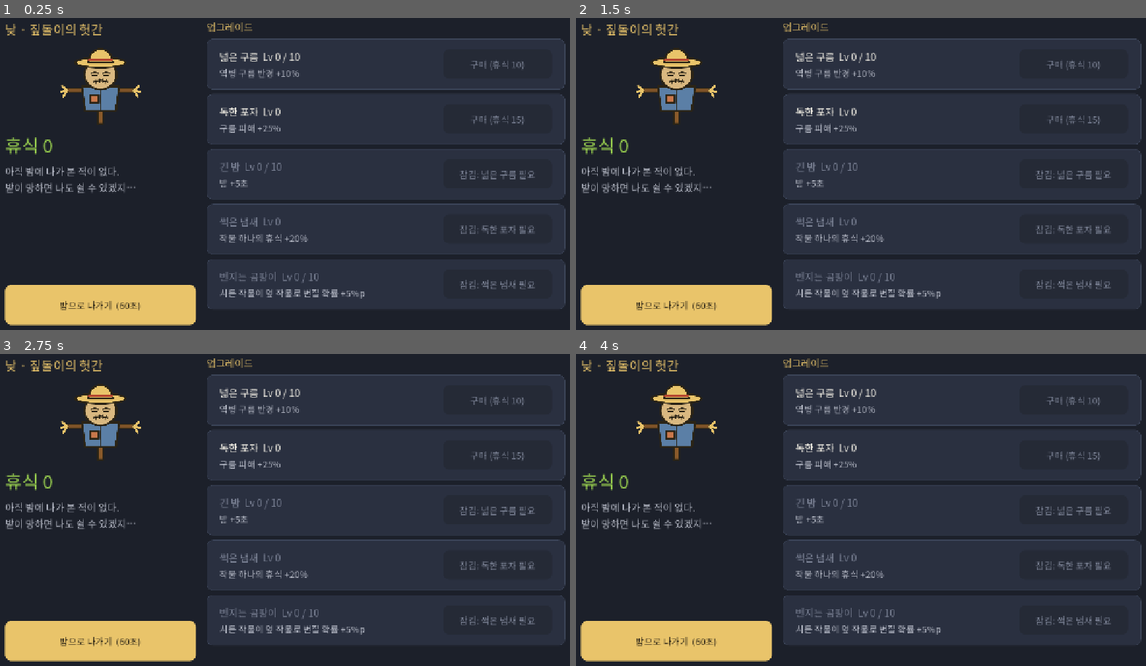
Above: before the commit, frames 1-4 (two rows, left to right).
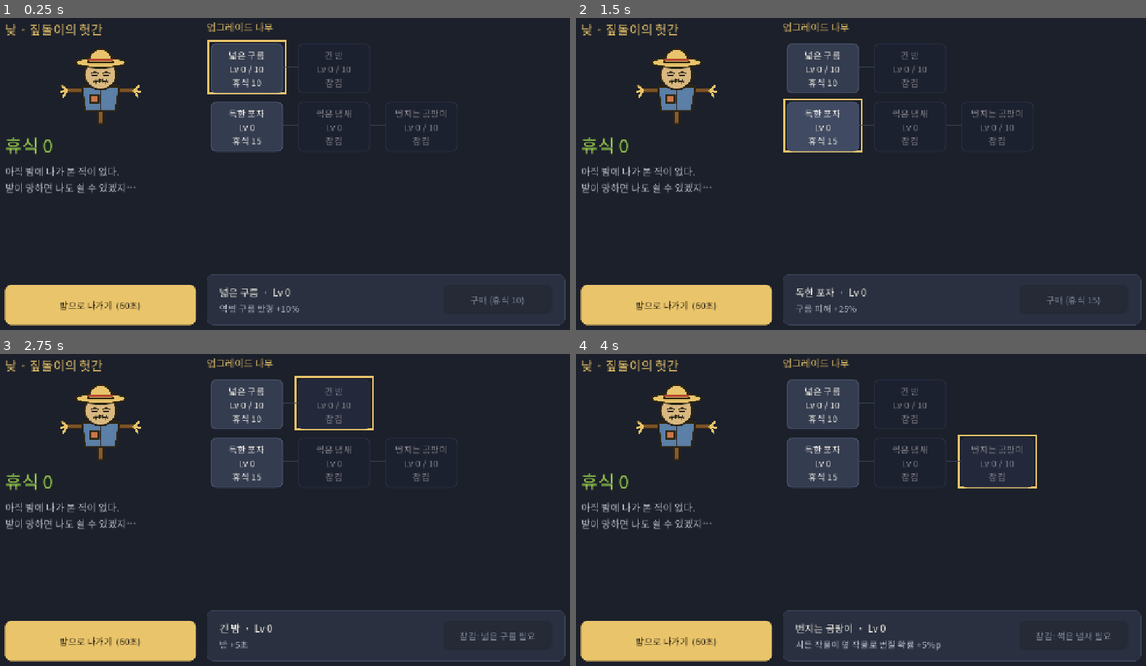
Above: after the commit, the same moments.

Repository: dldpwns1234-rgb/scarecrow1
Game: Godot game, scene res://scenes/main.tscn
Same seed, same stepped clock (60 frames per second), same inputs: the game is played once before the commit and once after it.
Inputs (mouse positions are in pixels of both pictures, inside the frame that each line leads up to):
- Up to frame 1 (0.25 s): no input
- Up to frame 2 (1.5 s): click (821, 67) at 0.5 s, where only the run after the commit has a clickable "넓은 구름 Lv 0 / 10 휴식 10"; click (821, 127) at 1.25 s, where only the run after the commit has a clickable "독한 포자 Lv 0 휴식 15"
- Up to frame 3 (2.75 s): click (336, 403) at 2 s, where only the run after the commit has a clickable "긴 밤 Lv 0 / 10 잠김"
- Up to frame 4 (4 s): click (912, 463) at 2.75 s, where only the run after the commit has a clickable "썩은 냄새 Lv 0 잠김"; click (997, 463) at 3.5 s, where only the run after the commit has a clickable "번지는 곰팡이 Lv 0 / 10 잠김"

The runs differ from the first frame. In frame 1, 5.9% of the frame differs, in the area x 36-100%, y 1-99%; in frame 2, 7.0%; in frame 3, 5.8%; in frame 4, 6.1%.

Commit message:
낮 화면 업그레이드를 나무 모양으로: 앞 업그레이드에서 가지가 뻗는 카드, 누르면 아래 설명 칸에 효과와 구매
깊이(앞 업그레이드를 거친 수)가 열, 뿌리부터 그린 순서가 줄. 열린 가지는 짚 색, 잠긴 가지·카드는 어둡게.
잠긴 카드도 눌러 무엇이 필요한지 본다. 폰에서 잘못 눌러 사지 않게 구매는 설명 칸의 버튼으로만

Co-Authored-By: Claude Opus 5.5 <noreply@anthropic.com>

Diff:
--- a/scenes/day/day_screen.gd
+++ b/scenes/day/day_screen.gd
@@ -1,9 +1,9 @@
 extends MarginContainer
-## 낮: 허수아비의 헛간 (GDD 5절). 왼쪽에 짚돌이·휴식·밤 기록과 '밤으로 나가기', 오른쪽에 업그레이드 나무(upgrade_list.gd).
+## 낮: 허수아비의 헛간 (GDD 5절). 왼쪽에 짚돌이·휴식·밤 기록과 '밤으로 나가기', 오른쪽에 업그레이드 나무(upgrade_tree.gd).
 ## Game·Upgrades의 시그널을 받아 표시만 하고, 버튼은 Game.start_night()를 부른다. 상수는 배치용이다.
 
 const RefreshGate := preload("res://scenes/ui/refresh_gate.gd")
-const UpgradeList := preload("res://scenes/day/upgrade_list.gd")
+const UpgradeTree := preload("res://scenes/day/upgrade_tree.gd")
 const PORTRAIT := preload("res://icon.svg")
 
 const MARGIN: int = 24
@@ -33,7 +33,7 @@
 	row.add_theme_constant_override("separation", GAP)
 	add_child(row)
 	row.add_child(_make_left())
-	var list := UpgradeList.new()
+	var list := UpgradeTree.new()
 	list.size_flags_horizontal = Control.SIZE_EXPAND_FILL
 	row.add_child(list)
 	Game.rest_changed.connect(_gate.queue)
--- a/scenes/day/upgrade_list.gd
+++ /dev/null
@@ -1,97 +0,0 @@
-extends VBoxContainer
-## 낮 화면 오른쪽: 업그레이드 나무 (GDD 6절). 줄마다 이름·레벨, 효과, 구매 버튼. 앞 업그레이드가 없으면 잠긴 채 무엇이 필요한지 보인다.
-## 줄은 Balance.UPGRADES로 코드에서 만든다. Upgrades의 함수만 부르고 표시만 한다. 상수는 배치용이다.
-
-const RefreshGate := preload("res://scenes/ui/refresh_gate.gd")
-const TapScroll := preload("res://scenes/ui/tap_scroll.gd")
-
-const GAP: int = 10
-const ROW_PADDING: int = 12
-const ROW_HEIGHT: float = 104.0  # 두 줄 + 버튼. 글이 바뀌어도 줄 높이와 버튼 자리가 변하지 않는다
-const BUTTON_SIZE := Vector2(240, 64)
-const NOTE_FONT_SIZE: int = 20
-const NOTE_COLOR := Color("b8bcc8")
-const HEADER_COLOR := Color("e9c46a")
-const LOCKED_COLOR := Color("7c8396")
-
-var _gate: RefreshGate
-var _titles: Array[Label] = []
-var _buttons: Array[Button] = []
-
-
-func _ready() -> void:
-	_gate = RefreshGate.new(_refresh, self)
-	add_child(_gate)
-	add_theme_constant_override("separation", GAP)
-	var header := Label.new()
-	header.text = "업그레이드"
-	header.add_theme_color_override("font_color", HEADER_COLOR)
-	add_child(header)
-	var scroll := TapScroll.new()  # 버튼 위에서 시작한 드래그도 스크롤되게 (모바일)
-	scroll.size_flags_vertical = Control.SIZE_EXPAND_FILL
-	add_child(scroll)
-	var column := VBoxContainer.new()
-	column.size_flags_horizontal = Control.SIZE_EXPAND_FILL
-	column.add_theme_constant_override("separation", GAP)
-	scroll.add_child(column)
-	for i in Balance.UPGRADES.size():
-		column.add_child(_make_row(i))
-	scroll.release_buttons()
-	Game.rest_changed.connect(_gate.queue)
-	Upgrades.upgrade_changed.connect(_gate.queue)
-	_refresh()
-
-
-func _make_row(index: int) -> PanelContainer:
-	var panel := PanelContainer.new()
-	panel.custom_minimum_size = Vector2(0.0, ROW_HEIGHT)
-	var margin := MarginContainer.new()
-	for side: String in ["margin_left", "margin_right", "margin_top", "margin_bottom"]:
-		margin.add_theme_constant_override(side, ROW_PADDING)
-	panel.add_child(margin)
-	var row := HBoxContainer.new()
-	margin.add_child(row)
-	var text := VBoxContainer.new()
-	text.size_flags_horizontal = Control.SIZE_EXPAND_FILL
-	text.size_flags_vertical = Control.SIZE_SHRINK_CENTER
-	row.add_child(text)
-	var title := Label.new()
-	text.add_child(title)
-	var note := Label.new()
-	note.text = Balance.upgrade_note(index)
-	note.add_theme_font_size_override("font_size", NOTE_FONT_SIZE)
-	note.add_theme_color_override("font_color", NOTE_COLOR)
-	text.add_child(note)
-	var button := Button.new()
-	button.custom_minimum_size = BUTTON_SIZE
-	button.clip_text = true
-	button.text_overrun_behavior = TextServer.OVERRUN_TRIM_ELLIPSIS
-	button.size_flags_vertical = Control.SIZE_SHRINK_CENTER
-	button.pressed.connect(Upgrades.buy.bind(index))
-	row.add_child(button)
-	_titles.append(title)
-	_buttons.append(button)
-	return panel
-
-
-func _refresh() -> void:
-	for i in _buttons.size():
-		var cap := Balance.upgrade_max_level(i)
-		var level := Upgrades.level(i)
-		_titles[i].text = "%s  Lv %d / %d" % [Balance.upgrade_name(i), level, cap] if cap > 0 else "%s  Lv %d" % [Balance.upgrade_name(i), level]
-		var button := _buttons[i]
-		button.theme_type_variation = ""
-		if not Upgrades.is_unlocked(i):
-			_titles[i].add_theme_color_override("font_color", LOCKED_COLOR)
-			button.text = "잠김: %s 필요" % Balance.upgrade_name(Balance.upgrade_requires(i))
-			button.disabled = true
-			continue
-		_titles[i].remove_theme_color_override("font_color")
-		if Upgrades.is_maxed(i):
-			button.text = "최대"
-			button.disabled = true
-			continue
-		button.text = "구매 (휴식 %s)" % Num.format(Upgrades.cost(i))
-		button.disabled = not Upgrades.can_buy(i)
-		if not button.disabled:
-			button.theme_type_variation = "AccentButton"
--- /dev/null
+++ b/scenes/day/upgrade_tree.gd
@@ -0,0 +1,171 @@
+extends VBoxContainer
+## 낮 화면 오른쪽: 업그레이드 나무 (GDD 6절). 업그레이드마다 카드 하나, 앞 업그레이드(requires)에서 오른쪽으로 가지가 뻗는다.
+## 깊이(앞 업그레이드를 몇 번 거치는지)가 열, 뿌리부터 그린 순서가 줄이다. 카드를 누르면 아래 설명 칸에 효과와 구매 버튼이 뜬다 (폰에서 잘못 눌러 사지 않게).
+## 카드는 Balance.UPGRADES로 코드에서 만든다. Upgrades의 함수만 부르고 표시만 한다. 상수는 배치용이다.
+
+const RefreshGate := preload("res://scenes/ui/refresh_gate.gd")
+
+const CARD_SIZE := Vector2(160, 104)
+const COLUMN_GAP: float = 32.0
+const ORIGIN := Vector2(8, 8)  # 고른 카드의 테두리가 판 밖으로 잘리지 않게
+const ROW_GAP: float = 24.0
+const GAP: int = 12
+const DETAIL_HEIGHT: float = 96.0
+const BUY_SIZE := Vector2(240, 64)
+const LINE_WIDTH: float = 4.0
+const LINE_OPEN := Color("e9c46a")
+const LINE_LOCKED := Color("3b4458")
+const LOCKED_TINT := Color(0.55, 0.55, 0.6)
+const SELECT_MARGIN: float = 5.0
+const HEADER_COLOR := Color("e9c46a")
+const NOTE_COLOR := Color("b8bcc8")
+const NOTE_FONT_SIZE: int = 20
+
+var _gate: RefreshGate
+var _canvas: Control  # 가지 선을 그리고 카드를 올리는 판
+var _cards: Array[Button] = []
+var _detail_title: Label
+var _detail_note: Label
+var _buy: Button
+var _selected: int = 0
+
+
+func _ready() -> void:
+	_gate = RefreshGate.new(_refresh, self)
+	add_child(_gate)
+	add_theme_constant_override("separation", GAP)
+	var header := Label.new()
+	header.text = "업그레이드 나무"
+	header.add_theme_color_override("font_color", HEADER_COLOR)
+	add_child(header)
+	var scroll := ScrollContainer.new()
+	scroll.size_flags_vertical = Control.SIZE_EXPAND_FILL
+	add_child(scroll)
+	_canvas = Control.new()
+	_canvas.draw.connect(_draw_branches)
+	scroll.add_child(_canvas)
+	_place_cards()
+	add_child(_make_detail())
+	Game.rest_changed.connect(_gate.queue)
+	Upgrades.upgrade_changed.connect(_gate.queue)
+	_refresh()
+
+
+## 깊이 = 앞 업그레이드를 거친 수. requires는 늘 앞 번호라 차례대로 잴 수 있다
+func _depths() -> Array[int]:
+	var depths: Array[int] = []
+	for i in Balance.UPGRADES.size():
+		var need := Balance.upgrade_requires(i)
+		depths.append(0 if need < 0 else depths[need] + 1)
+	return depths
+
+
+## 뿌리부터 자식을 따라 내려가며 줄을 매긴다. 첫 자식은 부모와 같은 줄, 둘째 자식부터 새 줄
+func _rows() -> Array[int]:
+	var rows: Array[int] = []
+	rows.resize(Balance.UPGRADES.size())
+	var next_row := [0]
+	for i in Balance.UPGRADES.size():
+		if Balance.upgrade_requires(i) < 0:
+			_assign_row(i, next_row[0], rows, next_row)
+			next_row[0] += 1
+	return rows
+
+
+func _assign_row(index: int, row: int, rows: Array[int], next_row: Array) -> void:
+	rows[index] = row
+	var first := true
+	for child in Balance.UPGRADES.size():
+		if Balance.upgrade_requires(child) != index:
+			continue
+		if first:
+			_assign_row(child, row, rows, next_row)
+			first = false
+		else:
+			next_row[0] += 1
+			_assign_row(child, next_row[0], rows, next_row)
+
+
+func _place_cards() -> void:
+	var depths := _depths()
+	var rows := _rows()
+	var size_needed := Vector2.ZERO
+	for i in Balance.UPGRADES.size():
+		var card := Button.new()
+		card.size = CARD_SIZE
+		card.position = ORIGIN + Vector2(depths[i] * (CARD_SIZE.x + COLUMN_GAP), rows[i] * (CARD_SIZE.y + ROW_GAP))
+		card.clip_text = true
+		card.pressed.connect(_select.bind(i))
+		_canvas.add_child(card)
+		_cards.append(card)
+		size_needed = size_needed.max(card.position + CARD_SIZE)
+	_canvas.custom_minimum_size = size_needed + ORIGIN
+
+
+func _make_detail() -> PanelContainer:
+	var panel := PanelContainer.new()
+	panel.custom_minimum_size = Vector2(0.0, DETAIL_HEIGHT)
+	var margin := MarginContainer.new()
+	for side: String in ["margin_left", "margin_right", "margin_top", "margin_bottom"]:
+		margin.add_theme_constant_override(side, GAP)
+	panel.add_child(margin)
+	var row := HBoxContainer.new()
+	margin.add_child(row)
+	var text := VBoxContainer.new()
+	text.size_flags_horizontal = Control.SIZE_EXPAND_FILL
+	text.size_flags_vertical = Control.SIZE_SHRINK_CENTER
+	row.add_child(text)
+	_detail_title = Label.new()
+	text.add_child(_detail_title)
+	_detail_note = Label.new()
+	_detail_note.add_theme_font_size_override("font_size", NOTE_FONT_SIZE)
+	_detail_note.add_theme_color_override("font_color", NOTE_COLOR)
+	text.add_child(_detail_note)
+	_buy = Button.new()
+	_buy.custom_minimum_size = BUY_SIZE
+	_buy.size_flags_vertical = Control.SIZE_SHRINK_CENTER
+	_buy.pressed.connect(func() -> void: Upgrades.buy(_selected))
+	row.add_child(_buy)
+	return panel
+
+
+func _select(index: int) -> void:
+	_selected = index
+	_refresh()
+
+
+## 가지: 앞 업그레이드 카드의 오른쪽 가운데에서 이 카드의 왼쪽 가운데로 꺾인 선. 열렸으면 짚 색, 아니면 어둡게. 고른 카드는 짚 색 테두리
+func _draw_branches() -> void:
+	var selected := Rect2(_cards[_selected].position, CARD_SIZE).grow(SELECT_MARGIN)
+	_canvas.draw_rect(selected, LINE_OPEN, false, LINE_WIDTH)
+	for i in _cards.size():
+		var need := Balance.upgrade_requires(i)
+		if need < 0:
+			continue
+		var from := _cards[need].position + Vector2(CARD_SIZE.x, CARD_SIZE.y * 0.5)
+		var to := _cards[i].position + Vector2(0.0, CARD_SIZE.y * 0.5)
+		var mid_x := from.x + COLUMN_GAP * 0.5
+		var color := LINE_OPEN if Upgrades.is_unlocked(i) else LINE_LOCKED
+		_canvas.draw_polyline(PackedVector2Array([from, Vector2(mid_x, from.y), Vector2(mid_x, to.y), to]), color, LINE_WIDTH)
+
+
+func _refresh() -> void:
+	for i in _cards.size():
+		var card := _cards[i]
+		var cap := Balance.upgrade_max_level(i)
+		var level_text := "Lv %d / %d" % [Upgrades.level(i), cap] if cap > 0 else "Lv %d" % Upgrades.level(i)
+		var state := "최대" if Upgrades.is_maxed(i) else ("잠김" if not Upgrades.is_unlocked(i) else "휴식 %s" % Num.format(Upgrades.cost(i)))
+		card.text = "%s\n%s\n%s" % [Balance.upgrade_name(i), level_text, state]
+		card.theme_type_variation = "AccentButton" if Upgrades.can_buy(i) else ""
+		card.modulate = Color.WHITE if Upgrades.is_unlocked(i) else LOCKED_TINT  # 잠긴 카드도 눌러서 무엇이 필요한지 본다
+	_detail_title.text = "%s  ·  %s" % [Balance.upgrade_name(_selected), "최대" if Upgrades.is_maxed(_selected) else "Lv %d" % Upgrades.level(_selected)]
+	_detail_note.text = Balance.upgrade_note(_selected)
+	if not Upgrades.is_unlocked(_selected):
+		_buy.text = "잠김: %s 필요" % Balance.upgrade_name(Balance.upgrade_requires(_selected))
+	elif Upgrades.is_maxed(_selected):
+		_buy.text = "최대"
+	else:
+		_buy.text = "구매 (휴식 %s)" % Num.format(Upgrades.cost(_selected))
+	_buy.disabled = not Upgrades.can_buy(_selected)
+	_buy.theme_type_variation = "AccentButton" if not _buy.disabled else ""
+	_canvas.queue_redraw()
Not shown, removed: scenes/day/upgrade_list.gd.uid
Not shown, added: scenes/day/upgrade_tree.gd.uid
